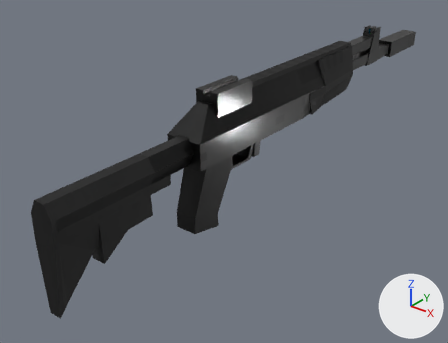
What one commit did to the Blender file game_objects/items/weapons/hic_rifles/pm_98/pm_98.blend.
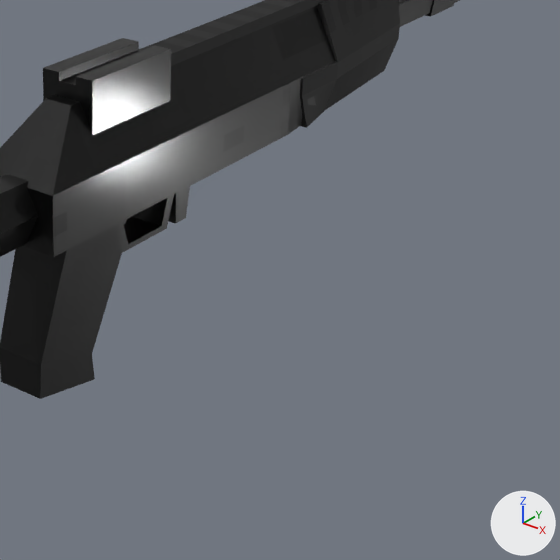
Each version is shown whole from a 50 mm camera at (0.67, -1.086, 0.693) aimed at (-0.081, -0.148, 0.111), then close up on the part from 40% to 95% of the width and 17% to 89% of the height. Arrows for +X, +Y and +Z are at lower right; the lights stay in place.
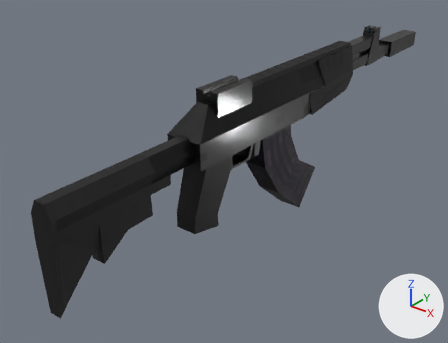
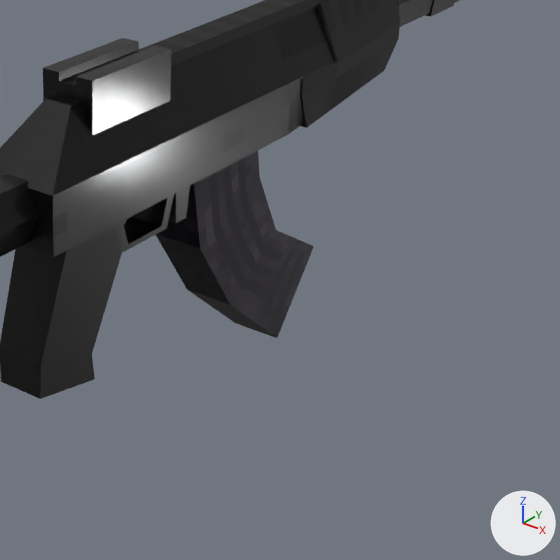
Scene script edits in JSON lines:
```json
{"op": "remove", "block": "ob_cube_003", "code": "ob_cube_003.hide_set(True)"}
```

Pixel boxes (x1, y1, x2, y2) of what changed, in the close-ups (560 x 560 px):
```json
{"object": "cube.003", "change": "shown", "after": [156, 151, 314, 338], "on screen": "black"}
```
